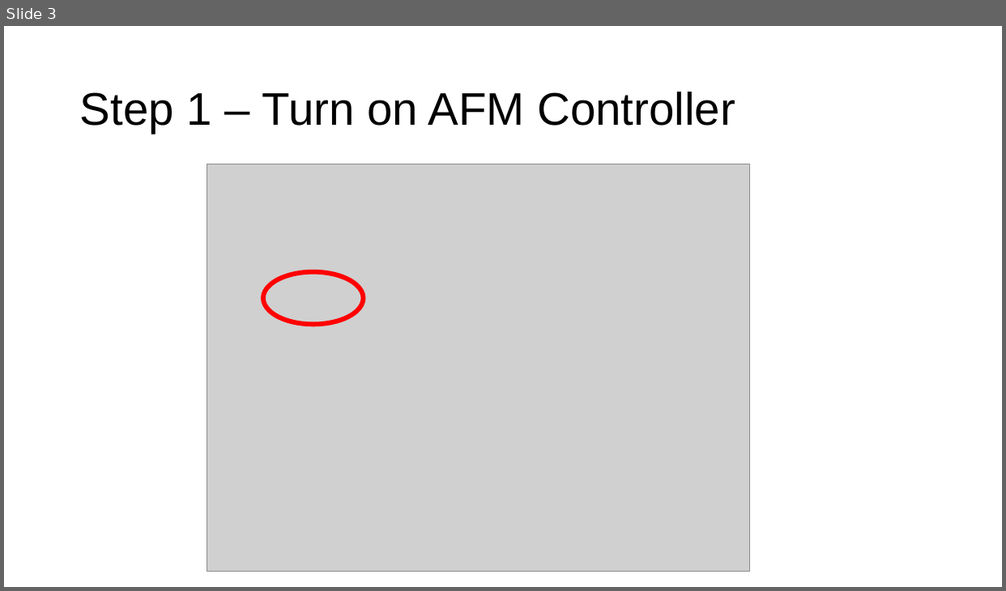
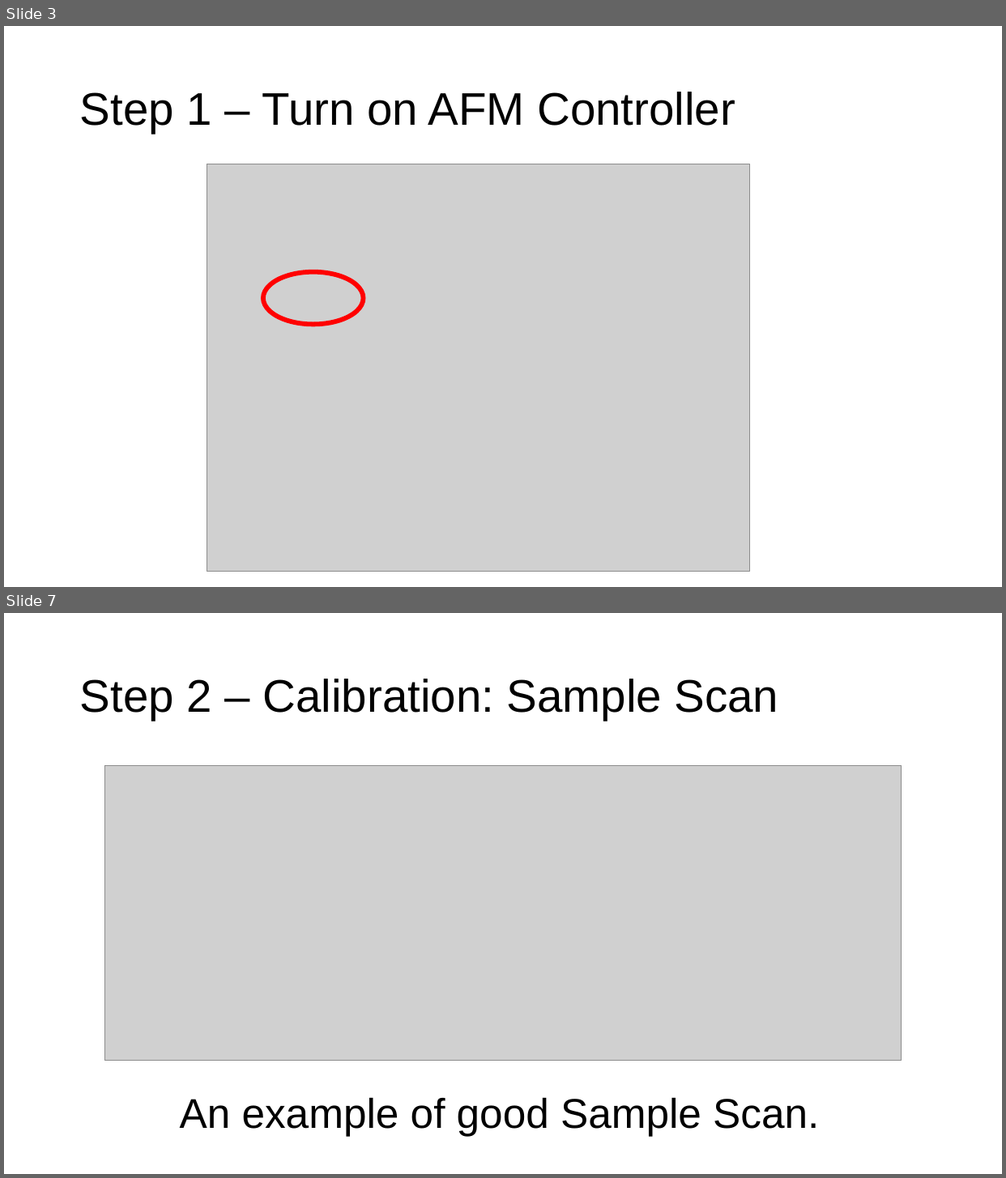
Before and after one commit to weizh888/DataAnalysisBioMechanicsLab, a slide deck: Manual - AFM (home-build).pptx. Shown one above the other, each under a label of ours: slide 3 before the commit, slides 3 and 7 after it; the slides between them are not shown. The pictures are 1006x591 and 1006x1178 pixels, drawn with LibreOffice and Linux fonts; fonts in the diff are those of the drawing; grey boxes stand for pictures. Boxes give left, top, right and bottom in pixels: in the first picture for what was removed or moved away, otherwise in the second. Text is boxed around its words. In the diff, an @@ line names an element or a change of style, - is before the commit and + after.

```diff
--- a/Manual - AFM (home-build).pptx
+++ b/Manual - AFM (home-build).pptx
@@ slide 7 added at [4, 613, 1002, 1174], background #FFFFFF @@
@@ title added at [80, 679, 779, 720], 44 pt, text #000000 @@
+Step 2 – Calibration: Sample Scan
@@ picture added at [104, 766, 901, 1061] @@
@@ text added at [180, 1097, 819, 1136], 40 pt, text #000000 @@
+An example of good Sample Scan.
```
Also in this commit, not shown: 4 slides changed, 10 other slides added.
